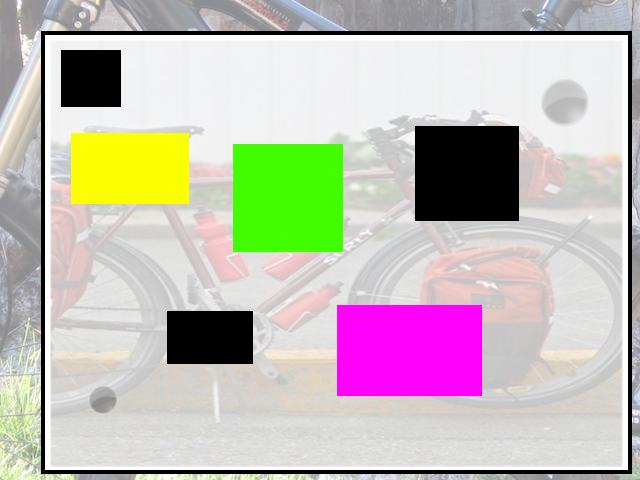
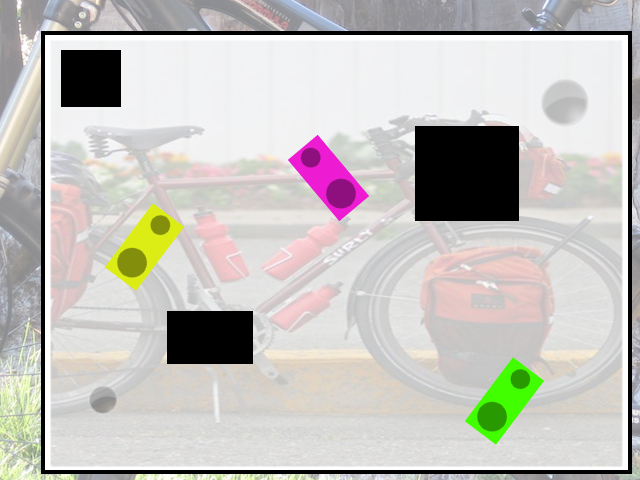
Comparing the layer stacks of the two 640 x 480 images. Changes:
removed group "Layer Group" (5 layers) over bbox(71, 133, 545, 445)
renamed "Pasted Layer" to "Puntos", moved it out of group "Layer Group" over bbox(88, 133, 545, 415)
removed layer "Layer" from group "Layer Group" over bbox(71, 133, 482, 396)
added group "robot1" with 3 layers above "Robot2" over bbox(464, 357, 545, 445)
added layer "Circulo Grande #1" (40%) in group "robot1" over bbox(476, 401, 508, 433)
added layer "circulo pequeño #1" (40%) in group "robot1" over bbox(510, 368, 531, 390)
added layer "Color robot #1" in group "robot1" over bbox(464, 357, 545, 445)
added group "Robot2" with 3 layers above "Robot3" over bbox(288, 134, 369, 222)
added layer "Circulo Grande #2" (40%) in group "Robot2" over bbox(325, 178, 357, 209)
added layer "circulo pequeño #2" (40%) in group "Robot2" over bbox(300, 147, 322, 168)
added layer "Color robot #2" in group "Robot2" over bbox(288, 134, 369, 222)
added group "Robot3" with 3 layers above "obstaculos" over bbox(104, 203, 185, 291)
added layer "Circulo Grande" (40%) in group "Robot3" over bbox(116, 247, 148, 279)
added layer "circulo pequeño" (40%) in group "Robot3" over bbox(150, 214, 171, 236)
added layer "Color robot" in group "Robot3" over bbox(104, 203, 185, 291)
renamed "Pasted Layer #1" to "obstaculos", moved it out of group "Layer Group" over bbox(71, 133, 519, 364)
renamed "Transformation" to "fondo", moved it out of group "Layer Group" over bbox(71, 133, 545, 445)
renamed "static.png" to "Fondo", moved it out of group "Layer Group" over bbox(71, 133, 545, 445)
